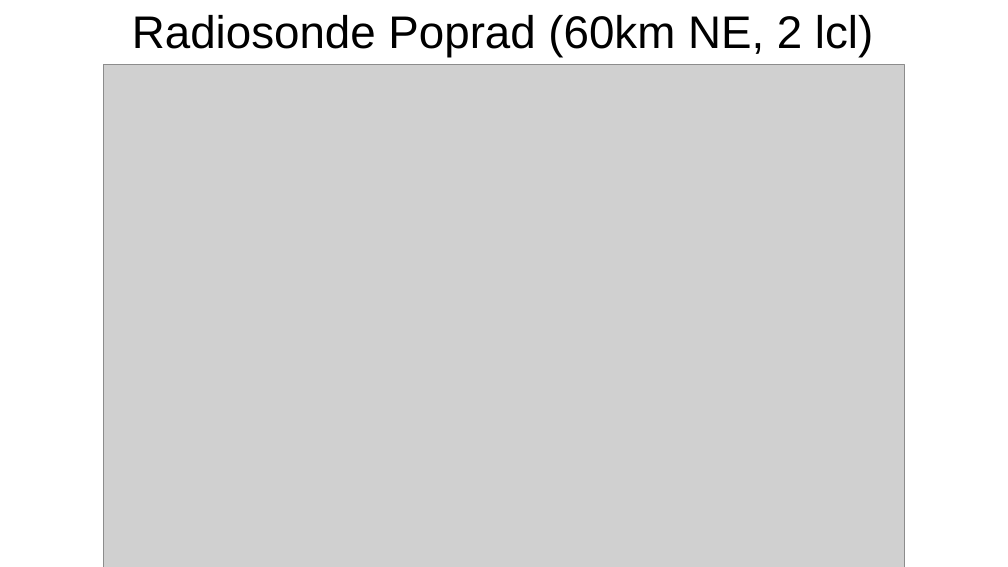
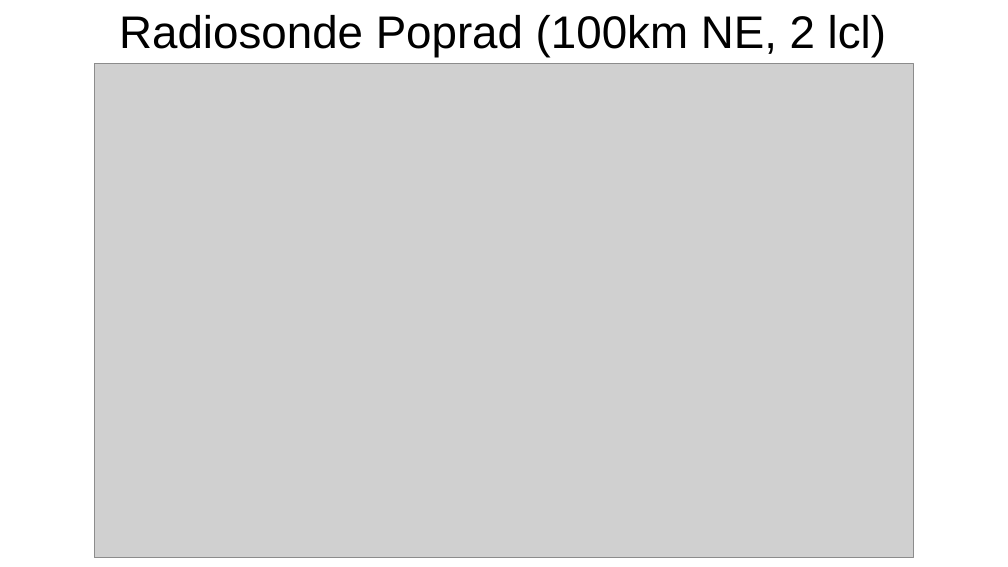
Before and after one commit to jkretz/metbrief, a slide deck: slide 5 of briefings/prievidza_25/template_prievidza_25/template_prievidza_25.odp. Drawn at 1008x567 pixels with LibreOffice and Linux fonts; fonts in the diff are those of the drawing; grey boxes stand for pictures. Boxes give left, top, right and bottom in pixels: in the first picture for what was removed or moved away, otherwise in the second. Text is boxed around its words. In the diff, an @@ line names an element or a change of style, - is before the commit and + after.

```diff
--- a/briefings/prievidza_25/template_prievidza_25/template_prievidza_25.odp
+++ b/briefings/prievidza_25/template_prievidza_25/template_prievidza_25.odp
@@ text at (119,15,886,57): text changed @@
-Radiosonde Poprad (60km NE, 2 lcl)
+Radiosonde Poprad (100km NE, 2 lcl)
@@ picture: place and size @@
-picture at (103,65,905,567)
+picture at (94,64,914,559)
```
Also in this commit, not shown: 2 other slides changed, 3 slides added, 55 other files.
